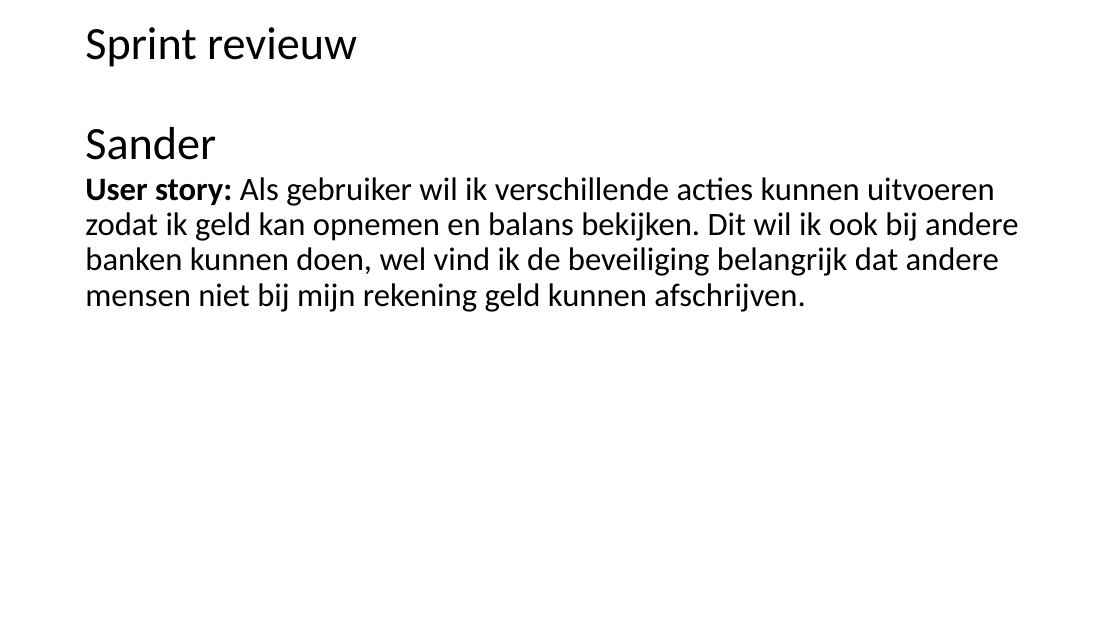
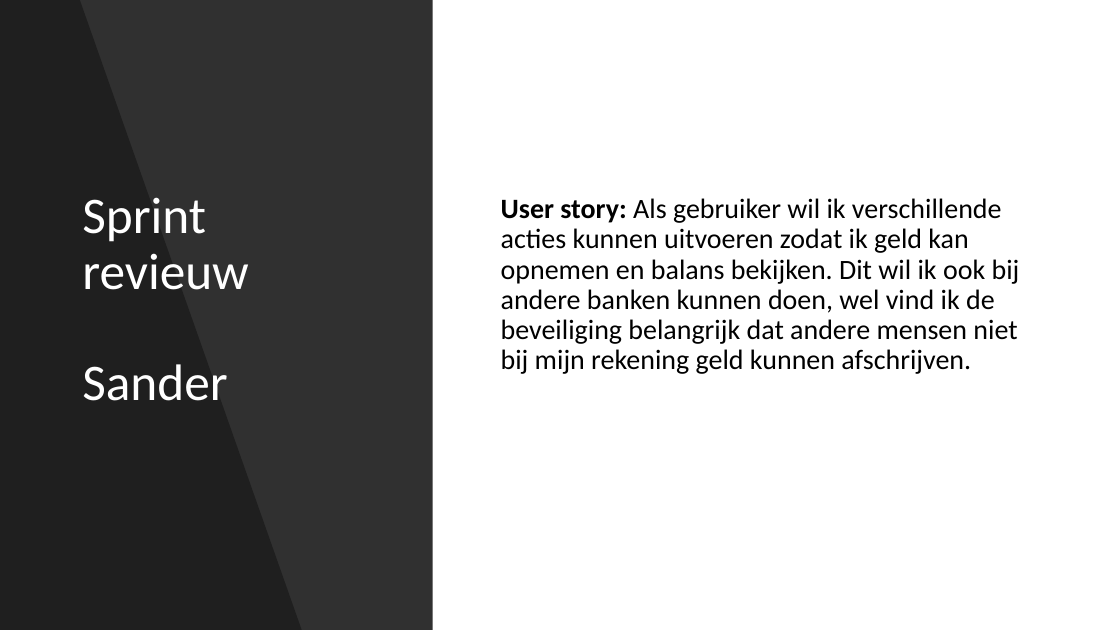
Before and after one commit to Sinjablo/Git-TINPRJ03-34, a slide deck: slide 4 of Presentaties/PresentatieSprint5.pptx. Drawn at 1120x630 pixels with LibreOffice and Linux fonts; fonts in the diff are those of the drawing. Boxes give left, top, right and bottom in pixels: in the first picture for what was removed or moved away, otherwise in the second. Text is boxed around its words. In the diff, an @@ line names an element or a change of style, - is before the commit and + after.

```diff
--- a/Presentaties/PresentatieSprint5.pptx
+++ b/Presentaties/PresentatieSprint5.pptx
@@ rectangle added at (0, 0, 433, 630), fill #000000 at 81% opacity @@
@@ freeform shape added at (0, 0, 302, 630), fill #000000 at 35% opacity @@
@@ title "Sprint revieuw Sander": place and size @@
-title "Sprint revieuw Sander" at (85, 27, 357, 160)
+title "Sprint revieuw Sander" at (82, 197, 249, 401)
@@ title "Sprint revieuw Sander" at (82, 197, 249, 401): size 39.6 to 44 pt, text colour #000000 to #FFFFFF @@
@@ text "User story: Als gebruiker wil ...": place and size @@
-text "User story: Als gebruiker wil ..." at (85, 177, 1018, 312)
+text "User story: Als gebruiker wil ..." at (501, 198, 1020, 374)
@@ text "User story: Als gebruiker wil ..." at (501, 198, 1020, 374): size 28 to 24 pt; vertical alignment top to middle @@
```
Also in this commit, not shown: 4 other slides changed.
